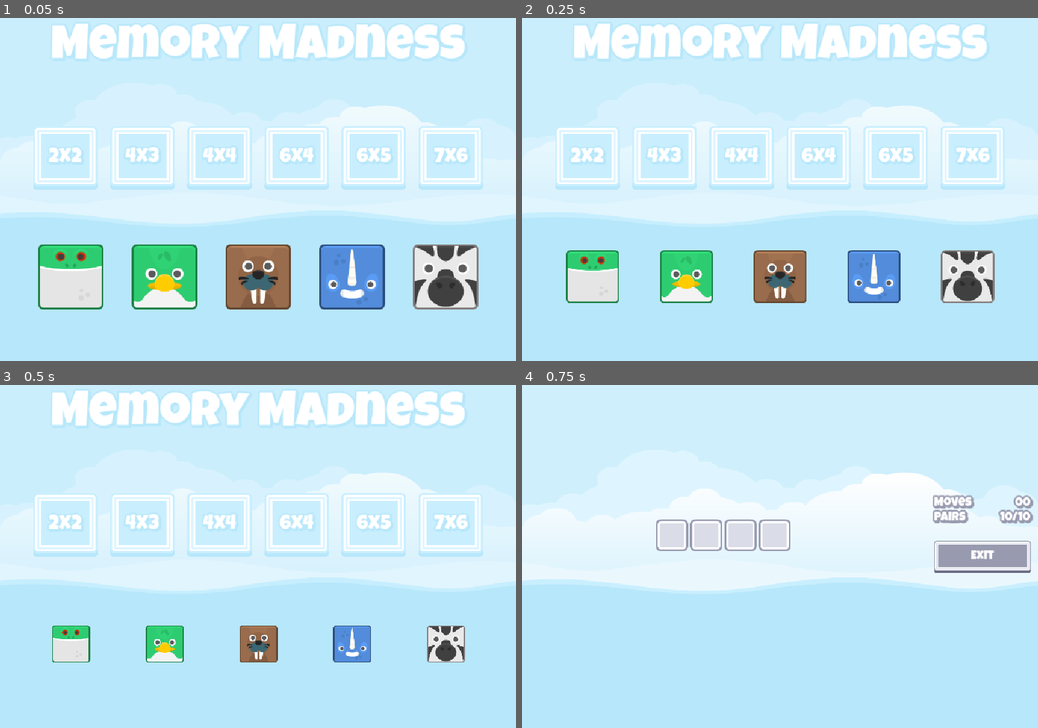
Above: before the commit, frames 1-4 (two rows, left to right).
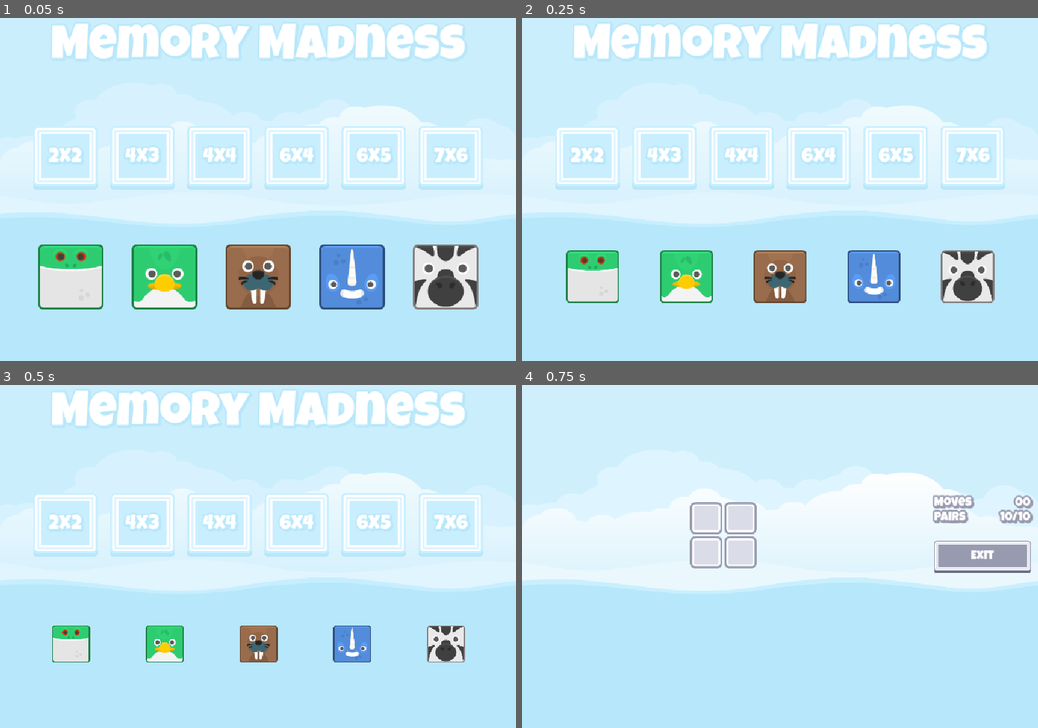
Above: after the commit, the same moments.

Repository: Edwin-Aguirre/Memory-Madness
Game: Godot game, scene res://scenes/master.tscn
Two runs of this game, one before a commit and one after it. Both use one fixed random seed, a clock stepped at 60 frames per second and the inputs below.
Inputs:
- Up to frame 1 (0.05 s): no input
- Up to frame 2 (0.25 s): no input
- Up to frame 3 (0.5 s): no input
- Up to frame 4 (0.75 s): click "2x2" at 0.5 s

Frames 1-3 are identical in both runs. In frame 4, 2.6% of the frame differs, in the area x 26-52%, y 34-54%.

Commit message:
Added Tiles to Levels

Diff:
--- a/classes/level_data_selector.gd
+++ b/classes/level_data_selector.gd
@@ -7,5 +7,45 @@
 const LEVELS_DATA: LevelsDataResource = preload("res://resources/levels_data.tres")
 
 
+var _selected_images: Array[Texture2D]
+var _level_setting: LevelSettingResource
+
+
+func _init(level_setting: LevelSettingResource, selected_images: Array[Texture2D]) -> void:
+	_selected_images = selected_images
+	_level_setting = level_setting
+
+
+func get_selected_images() -> Array[Texture2D]:
+	return _selected_images
+
+
+func get_target_pairs() -> int:
+	return _level_setting.get_target_pairs()
+
+
+func get_num_cols() -> int:
+	return _level_setting.get_cols()
+
+
 static func get_level_setting(level: int) -> LevelSettingResource:
 	return LEVELS_DATA.get_level_data(level)
+
+
+static func get_level_selection(level_num: int) -> LevelDataSelector:
+	var l_setting: LevelSettingResource = get_level_setting(level_num)
+
+	if l_setting == null:
+		return
+
+	ImageManager.shuffle_images()
+
+	var selected_images: Array[Texture2D]
+
+	for i in range(l_setting.get_target_pairs()):
+		selected_images.append(ImageManager.get_image(i))
+		selected_images.append(ImageManager.get_image(i))
+
+	selected_images.shuffle()
+
+	return LevelDataSelector.new(l_setting, selected_images)
--- a/scenes/game.tscn
+++ b/scenes/game.tscn
@@ -1,7 +1,6 @@
-[gd_scene load_steps=7 format=3 uid="uid://swepxc7wp434"]
+[gd_scene load_steps=6 format=3 uid="uid://swepxc7wp434"]
 
 [ext_resource type="Script" uid="uid://ccepy0cnobb4e" path="res://scripts/game.gd" id="1_p57ef"]
-[ext_resource type="Texture2D" uid="uid://cm2s500xrmuul" path="res://assets/ui/check_square_color.png" id="1_yqjtg"]
 [ext_resource type="LabelSettings" uid="uid://bmqjdjpt030nq" path="res://resources/game_ui_text.tres" id="2_lnu2h"]
 [ext_resource type="Texture2D" uid="uid://bcp37muwpoct1" path="res://assets/ui/button_rectangle_depth_border.png" id="3_iywne"]
 [ext_resource type="Texture2D" uid="uid://b6mbqywwba2nd" path="res://assets/ui/button_rectangle_flat.png" id="4_p57ef"]
@@ -24,27 +23,11 @@
 grow_horizontal = 2
 grow_vertical = 2
 
-[node name="GridContainer" type="GridContainer" parent="HB"]
+[node name="TileGrid" type="GridContainer" parent="HB"]
 layout_mode = 2
 size_flags_horizontal = 6
 size_flags_vertical = 4
 columns = 6
-
-[node name="TextureRect" type="TextureRect" parent="HB/GridContainer"]
-layout_mode = 2
-texture = ExtResource("1_yqjtg")
-
-[node name="TextureRect2" type="TextureRect" parent="HB/GridContainer"]
-layout_mode = 2
-texture = ExtResource("1_yqjtg")
-
-[node name="TextureRect3" type="TextureRect" parent="HB/GridContainer"]
-layout_mode = 2
-texture = ExtResource("1_yqjtg")
-
-[node name="TextureRect4" type="TextureRect" parent="HB/GridContainer"]
-layout_mode = 2
-texture = ExtResource("1_yqjtg")
 
 [node name="MC" type="MarginContainer" parent="HB"]
 custom_minimum_size = Vector2(200, 0)
--- /dev/null
+++ b/scenes/memory_tile.tscn
@@ -0,0 +1,33 @@
+[gd_scene load_steps=4 format=3 uid="uid://biq8ek3gbqqe7"]
+
+[ext_resource type="Texture2D" uid="uid://cm2s500xrmuul" path="res://assets/ui/check_square_color.png" id="1_ih3ta"]
+[ext_resource type="Script" uid="uid://c466sfn5fmj1v" path="res://scripts/memory_tile.gd" id="2_agve2"]
+[ext_resource type="Texture2D" uid="uid://cv7qb3ti3xpx2" path="res://assets/animals/bear.png" id="2_pss2c"]
+
+[node name="MemoryTile" type="TextureButton"]
+anchors_preset = 8
+anchor_left = 0.5
+anchor_top = 0.5
+anchor_right = 0.5
+anchor_bottom = 0.5
+offset_left = -32.0
+offset_top = -32.0
+offset_right = 32.0
+offset_bottom = 32.0
+grow_horizontal = 2
+grow_vertical = 2
+pivot_offset = Vector2(32, 32)
+texture_normal = ExtResource("1_ih3ta")
+script = ExtResource("2_agve2")
+
+[node name="ItemImage" type="TextureRect" parent="."]
+layout_mode = 1
+anchors_preset = 15
+anchor_right = 1.0
+anchor_bottom = 1.0
+grow_horizontal = 2
+grow_vertical = 2
+texture = ExtResource("2_pss2c")
+expand_mode = 1
+
+[connection signal="pressed" from="." to="." method="_on_pressed"]
--- a/scripts/game.gd
+++ b/scripts/game.gd
@@ -1,15 +1,35 @@
 extends Control
 
+
+@onready var tile_grid: GridContainer = $HB/TileGrid
+const MEMORY_TILE = preload("res://scenes/memory_tile.tscn")
 
 # Called when the node enters the scene tree for the first time.
 func _ready() -> void:
 	pass # Replace with function body.
 
 
-# Called every frame. 'delta' is the elapsed time since the previous frame.
-func _process(_delta: float) -> void:
-	pass
+func _enter_tree() -> void:
+	SignalHub.on_level_selected.connect(on_level_selected)
+
+
+func add_memory_tile(image: Texture2D) -> void:
+	var mt: MemoryTile = MEMORY_TILE.instantiate()
+	tile_grid.add_child(mt)
+	mt.setup(image)
+
+
+func on_level_selected(level_num: int) -> void:
+	var lds: LevelDataSelector = LevelDataSelector.get_level_selection(level_num)
+
+	tile_grid.columns = lds.get_num_cols()
+
+	for im in lds.get_selected_images():
+		add_memory_tile(im)
 
 
 func _on_exit_button_pressed() -> void:
+	for t in tile_grid.get_children():
+		t.queue_free()
+
 	SignalHub.emit_on_game_exit_pressed()
--- /dev/null
+++ b/scripts/memory_tile.gd
@@ -0,0 +1,24 @@
+extends TextureButton
+
+
+class_name MemoryTile
+
+
+@onready var item_image: TextureRect = $ItemImage
+
+
+# Called when the node enters the scene tree for the first time.
+func _ready() -> void:
+	reveal(false)
+
+
+func reveal(r: bool) -> void:
+	item_image.visible = r
+
+
+func setup(image: Texture2D) -> void:
+	item_image.texture = image
+
+
+func _on_pressed() -> void:
+	pass # Replace with function body.
Not shown, added: scripts/memory_tile.gd.uid
